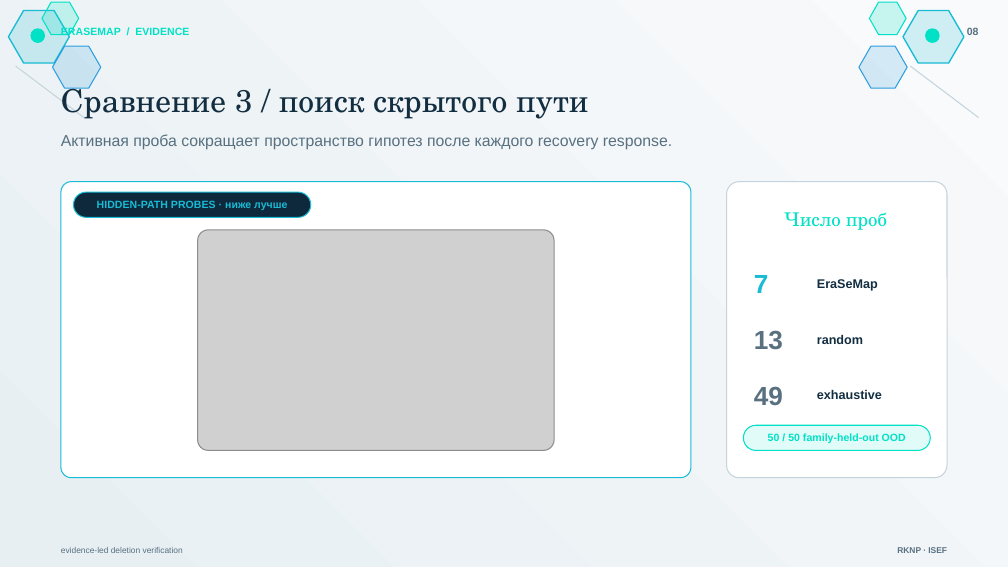
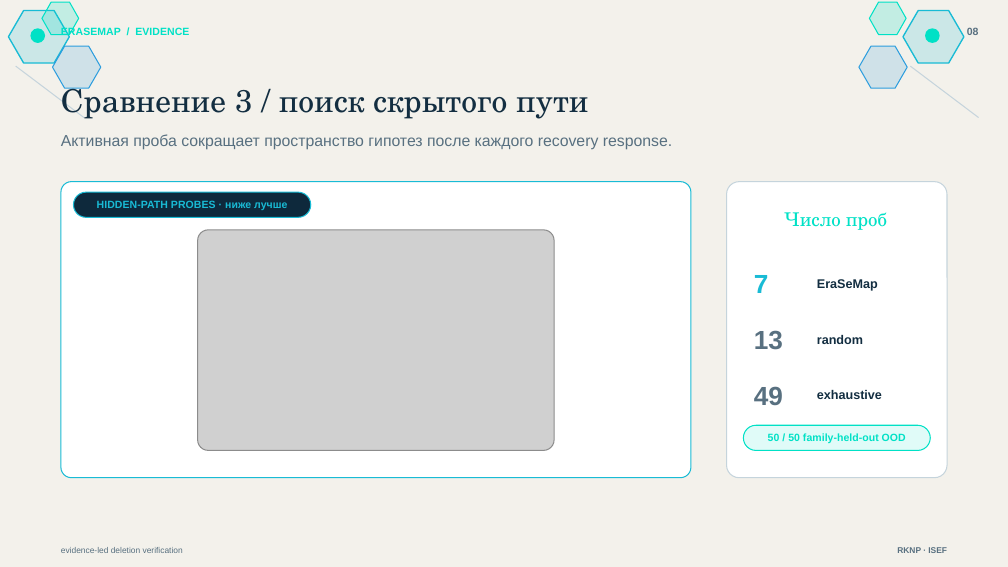
Before and after one commit to nazkari86-lab/erasemap, a slide deck: slide 8 of competition/EraSeMap_RKNP_ISEF_RU_MIXED.pptx. Drawn at 1008x567 pixels with LibreOffice and Linux fonts; fonts in the diff are those of the drawing; grey boxes stand for pictures. Boxes give left, top, right and bottom in pixels: in the first picture for what was removed or moved away, otherwise in the second. Text is boxed around its words. In the diff, an @@ line names an element or a change of style, - is before the commit and + after.

Commit message:
style: unify presentation background

```diff
--- a/competition/EraSeMap_RKNP_ISEF_RU_MIXED.pptx
+++ b/competition/EraSeMap_RKNP_ISEF_RU_MIXED.pptx
@@ background gradient #F8FAFB to #E7EFF3 to #F3F1EB @@
```
Also in this commit, not shown: 12 other slides changed, 3 other files.
